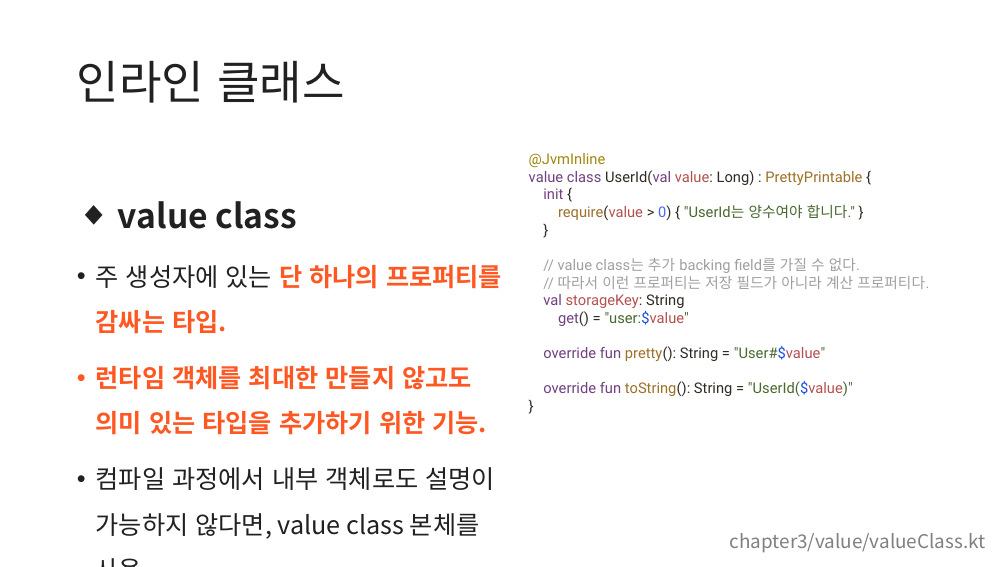
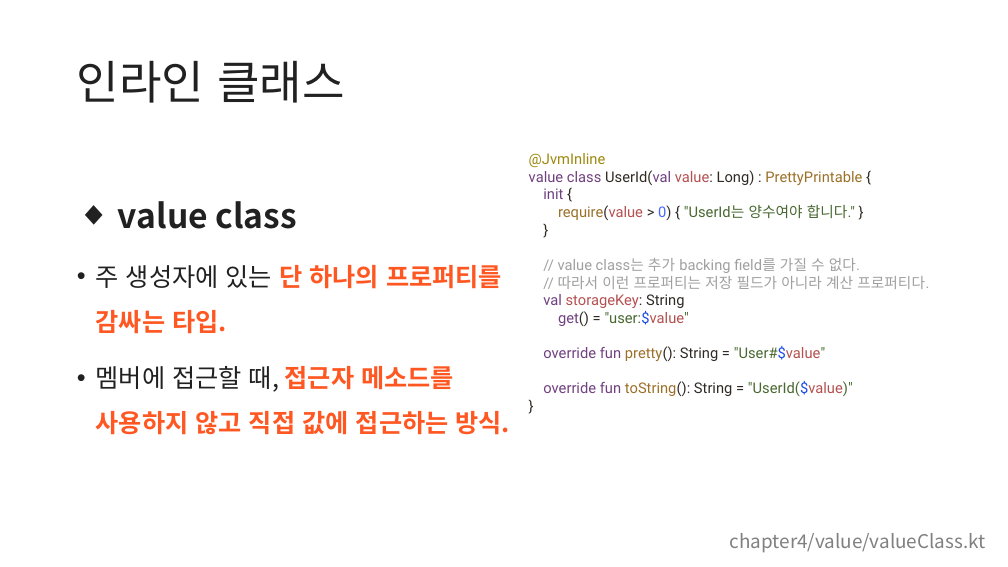
Before and after one commit to kotlin-study-2026/kotlin-study-archive, a slide deck: slide 23 of weak04/src/main/kotlin/chapter4/4장.pptx. Drawn at 1008x567 pixels with LibreOffice and Linux fonts; fonts in the diff are those of the drawing. Boxes give left, top, right and bottom in pixels: in the first picture for what was removed or moved away, otherwise in the second. Text is boxed around its words. In the diff, an @@ line names an element or a change of style, - is before the commit and + after.

```diff
--- a/weak04/src/main/kotlin/chapter4/4장.pptx
+++ b/weak04/src/main/kotlin/chapter4/4장.pptx
@@ text at (x1=96, y1=366, x2=510, y2=435): text changed; text colour #212121 to #FF5722; bold on @@
-• 런타임 객체를 최대한 만들지 않고도 의미 있는 타입을 추가하기 위한 기능.
-• 컴파일 과정에서 내부 객체로도 설명이 가능하지 않다면, value class 본체를 사용.
+• 멤버에 접근할 때, 접근자 메소드를 사용하지 않고 직접 값에 접근하는 방식.
@@ text at (x1=730, y1=533, x2=986, y2=553): text changed @@
-chapter3/value/valueClass.kt
+chapter4/value/valueClass.kt
```
Also in this commit, not shown: 1 other slide changed, 7 slides added, 1 other file.
